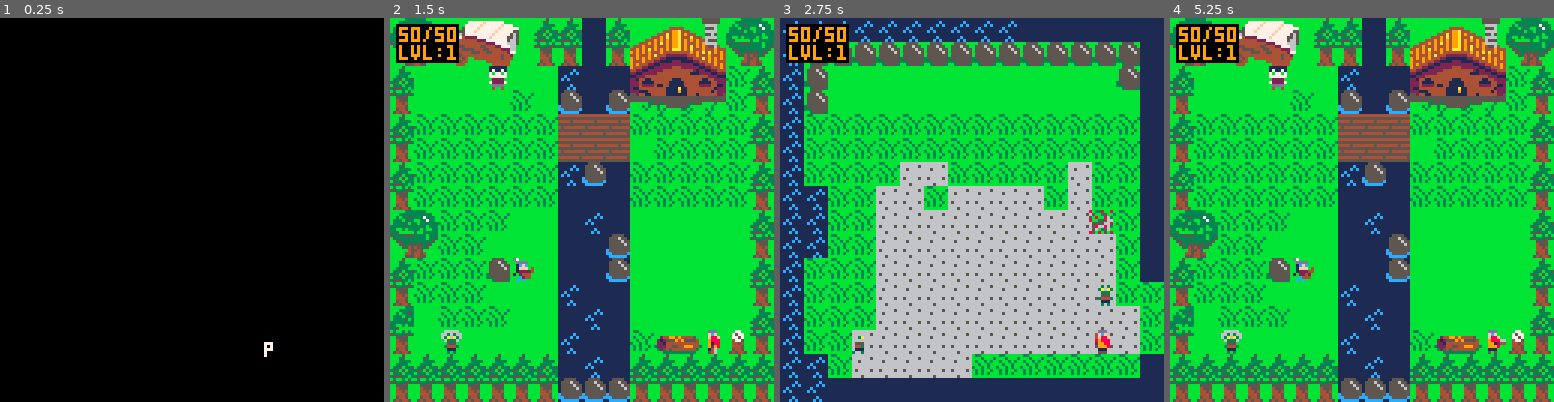
Above: before the commit, frames 1-4 (left to right).
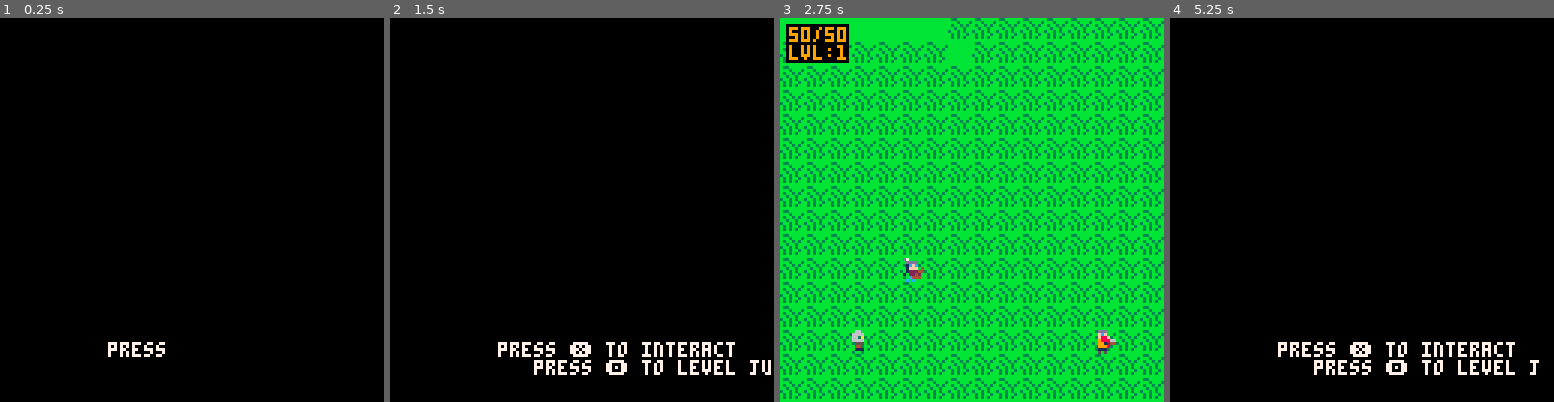
Above: after the commit, the same moments.

Repository: shaneknows/adv-game
Game: PICO-8 cartridge gettothepoint.p8
Two runs of this game, one before a commit and one after it. Both use one fixed random seed, a clock stepped at 60 frames per second and the inputs below.
Inputs:
- Up to frame 1 (0.25 s): no input
- Up to frame 2 (1.5 s): tap X (X key) at 0.33, 1.07 s; tap O (Z key) at 0.7 s
- Up to frame 3 (2.75 s): hold Right 1.6-2.1 s; tap O (Z key) at 1.7, 2.1, 2.5 s; tap X (X key) at 1.85 s; hold Up 2.15-2.42 s; hold Right from 2.47 s (still down)
- Up to frame 4 (5.25 s): tap O (Z key) every 0.4 s from 2.9 to 4.9 s; tap X (X key) at 2.97, 4.08, 5.2 s; release Right at 3.03 s; hold Left 3.08-3.58 s; hold Down 3.63-3.97 s; hold Right 4.02-4.68 s; hold Up 4.73-5.03 s; hold Left from 5.08 s (still down)

The runs differ from the first frame. In frame 1, 0.4% of the frame differs, in the area x 28-72%, y 84-89%; in frame 2, 99%, in the area x 0-100%, y 0-100%; in frame 3, 61%; in frame 4, 99%.

Commit message:
map collision per lvl

Diff:
--- a/gettothepoint.p8
+++ b/gettothepoint.p8
@@ -321,9 +321,9 @@
 
 	--if colliding with map tiles
 	if(o.cm) then
-		local x1=tx/8
+		local x1=tx/8+((lvl-1)*16)
 		local y1=ty/8
-		local x2=(tx+7)/8
+		local x2=(tx+7)/8+((lvl-1)*16)
 		local y2=(ty+7)/8
 		local a=fget(mget(x1,y1),0)
 		local b=fget(mget(x1,y2),0)
@@ -353,10 +353,11 @@
 	enemy_max=0
 	e_fqcy=0
 	if (lvl==0) then
-		m={cx=-16,cy=0,sx=0,sy=0,cw=120,ch=120,l=nil}
+		m={cx=-16,cy=0,sx=0,sy=0,cw=128,ch=128,l=nil}
 		script_run(function()
- 		ask([[
- 					  press ❎ to start]],"")
+ 		say([[
+ 		 press ❎ to interact
+ 			press 🅾️ to level jump]],"")
 	 	if ans==1 then
 		 	load_lvl(1)
  		end
@@ -364,7 +365,7 @@
 	elseif(lvl==1) then
 		make_player()
  	-- set map
-		m={cx=0,cy=0,sx=0,sy=0,cw=120,ch=120,l=nil}
+		m={cx=0,cy=0,sx=0,sy=0,cw=128,ch=128,l=nil}
  	-- add npcs
 	 add(npcs,v)
 	 add(npcs,npc1)
@@ -377,7 +378,7 @@
 	elseif(lvl==2) then
 		make_player()
 		 	-- set map
-		m={cx=16,cy=0,sx=0,sy=0,cw=120,ch=120,l=nil}
+		m={cx=16,cy=0,sx=0,sy=0,cw=128,ch=128,l=nil}
 	 add(npcs,lin)
 	 enemy_max=5
 		e_fqcy=5
@@ -385,7 +386,7 @@
 	elseif(lvl==3) then
 		make_player()
 		 	-- set map
-		m={cx=32,cy=0,sx=0,sy=0,cw=120,ch=120,l=nil}
+		m={cx=32,cy=0,sx=0,sy=0,cw=128,ch=128,l=nil}
 		add(npcs,lin)
 		add(npcs,npc1)
 		enemy_max=8
@@ -394,7 +395,7 @@
 	elseif(lvl==4) then
 		make_player()
 		 	-- set map
-		m={cx=48,cy=0,sx=0,sy=0,cw=120,ch=120,l=nil}
+		m={cx=48,cy=0,sx=0,sy=0,cw=128,ch=128,l=nil}
 	 add(npcs,npc1)
 	 enemy_max=10
 	 e_fqcy=20
@@ -403,7 +404,7 @@
 	elseif(lvl==5) then
 		make_player()
 		-- set map
-		m={cx=64,cy=0,sx=0,sy=0,cw=120,ch=120,l=nil}
+		m={cx=64,cy=0,sx=0,sy=0,cw=128,ch=128,l=nil}
 	 add(npcs,v)
 	 enemy_max=10
 	 e_fqcy=30
Not shown, changed: game.js
